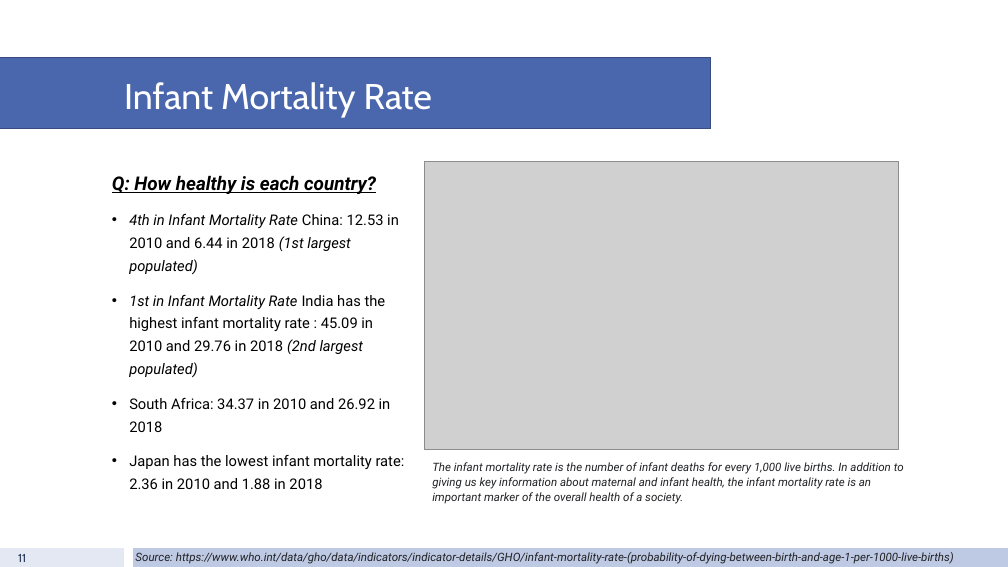
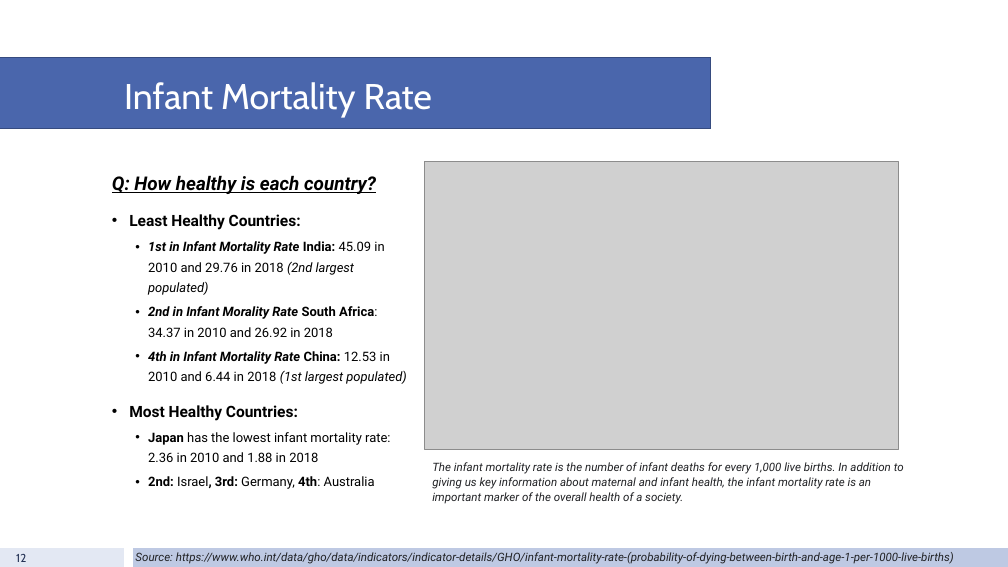
Before and after one commit to fiyang89/project-1-group-8, a slide deck: slide 12 of Population.pptx (slide 11 before the commit). Drawn at 1008x567 pixels with LibreOffice and Linux fonts; fonts in the diff are those of the drawing; grey boxes stand for pictures. Boxes give left, top, right and bottom in pixels: in the first picture for what was removed or moved away, otherwise in the second. Text is boxed around its words. In the diff, an @@ line names an element or a change of style, - is before the commit and + after.

```diff
--- a/Population.pptx
+++ b/Population.pptx
@@ text at box(129, 214, 384, 337): paragraphs added @@
+• Least Healthy Countries:
+  • 1st in Infant Mortality Rate India: 45.09 in 2010 and 29.76 in 2018 (2nd largest populated)
+  • 2nd in Infant Morality Rate South Africa: 34.37 in 2010 and 26.92 in 2018
@@ text at box(148, 351, 406, 462): size 14 to 12.4 pt in "4th in Infant Mortality Rate China: 12.53 ...", "Japan has the lowest infant mortality rate: ..."; bold on in "4th in Infant Mortality Rate China:", "Japan"; list level 1 to 2 in "4th in Infant Mortality Rate ..."; list level 1 to 2 in "Japan has the lowest infant ..." @@
@@ text at box(129, 405, 298, 421): text changed; size 14 to 14.8 pt; bold on @@
-• 1st in Infant Mortality Rate India has the highest infant mortality rate : 45.09 in 2010 and 29.76 in 2018 (2nd largest populated)
-• South Africa: 34.37 in 2010 and 26.92 in 2018
+• Most Healthy Countries:
@@ text at box(148, 476, 375, 489): paragraph added @@
+  • 2nd: Israel, 3rd: Germany, 4th: Australia
@@ page number at box(16, 554, 26, 562): text changed @@
-11
+12
```
Also in this commit, not shown: 8 other slides changed, 3 slides added, 2 slides removed.
